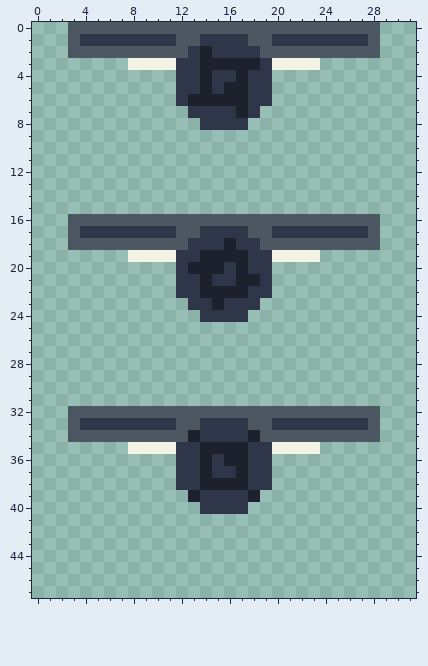
Two versions of one pixel-art sprite, environment/platforms/sinking/textures/platform.png. The first picture shows the starting point.
The file is 32x48 pixels.
New version:
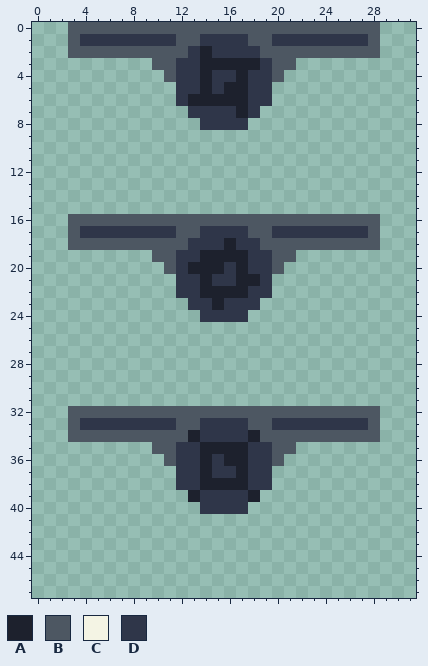
Palette (. is transparent): A #1d212d  B #4d5762  C #f4f4e4  D #2f3649
Commit message: Slightly adjust sinking platform sprite.
The edit:
y 3: x 8..11 CCCC -> ..BB; x 20..23 CCCC -> BB..
y 4: x 11 . -> B; x 20 . -> B
y 19: x 8..11 CCCC -> ..BB; x 20..23 CCCC -> BB..
y 20: x 11 . -> B; x 20 . -> B
y 35: x 8..11 CCCC -> ..BB; x 20..23 CCCC -> BB..
y 36: x 11 . -> B; x 20 . -> B
